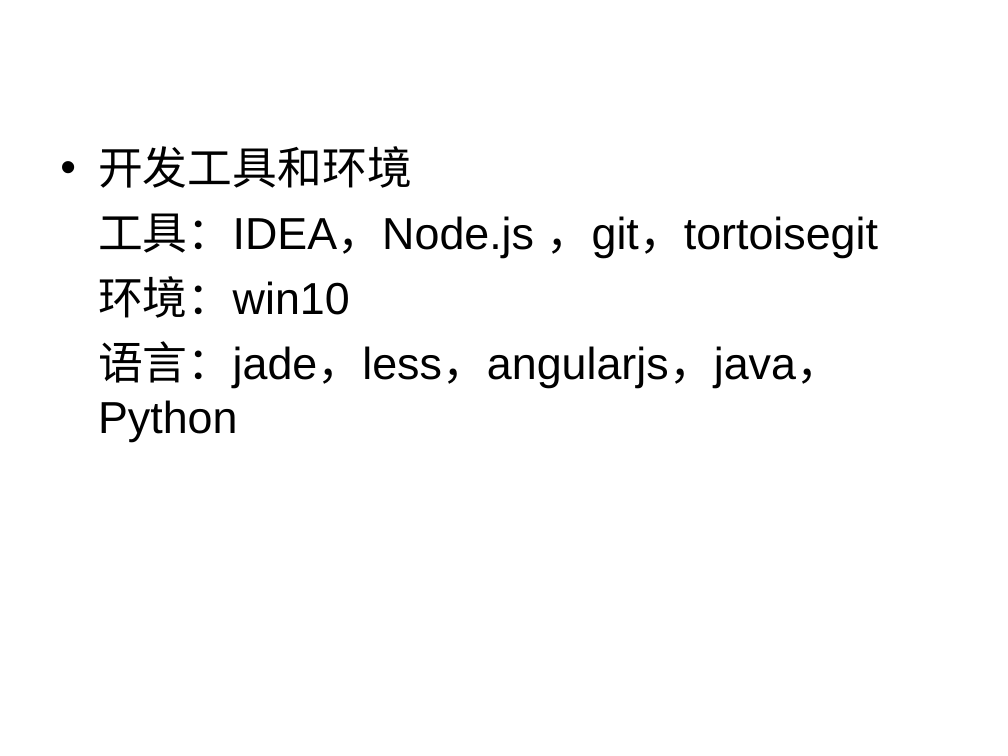
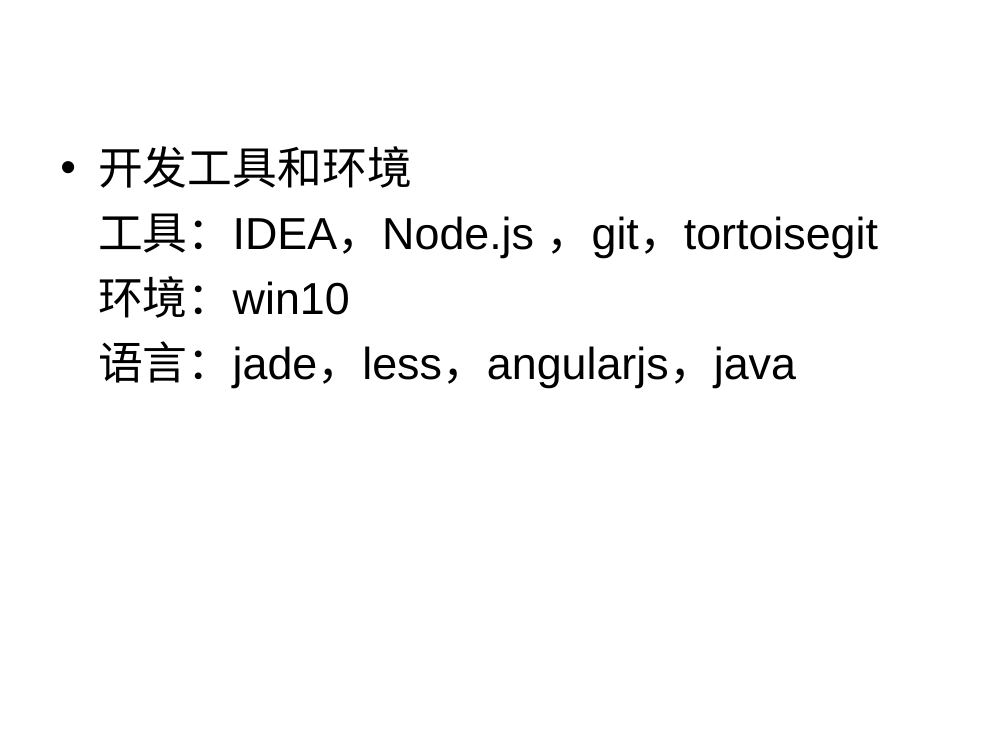
Before and after one commit to liaoliaoanxiao/mediumRepy, a slide deck: slide 6 of 中期答辩.ppt. Drawn at 1008x756 pixels with LibreOffice and Linux fonts; fonts in the diff are those of the drawing; background and template pictures are left out. Boxes give left, top, right and bottom in pixels: in the first picture for what was removed or moved away, otherwise in the second. Text is boxed around its words. In the diff, an @@ line names an element or a change of style, - is before the commit and + after.

```diff
--- a/中期答辩.ppt
+++ b/中期答辩.ppt
@@ text at [98, 341, 796, 389]: text changed @@
-语言：jade，less，angularjs，java，Python
+语言：jade，less，angularjs，java
```
Also in this commit, not shown: 6 other slides changed, 1 slide added, 1 slide removed.
